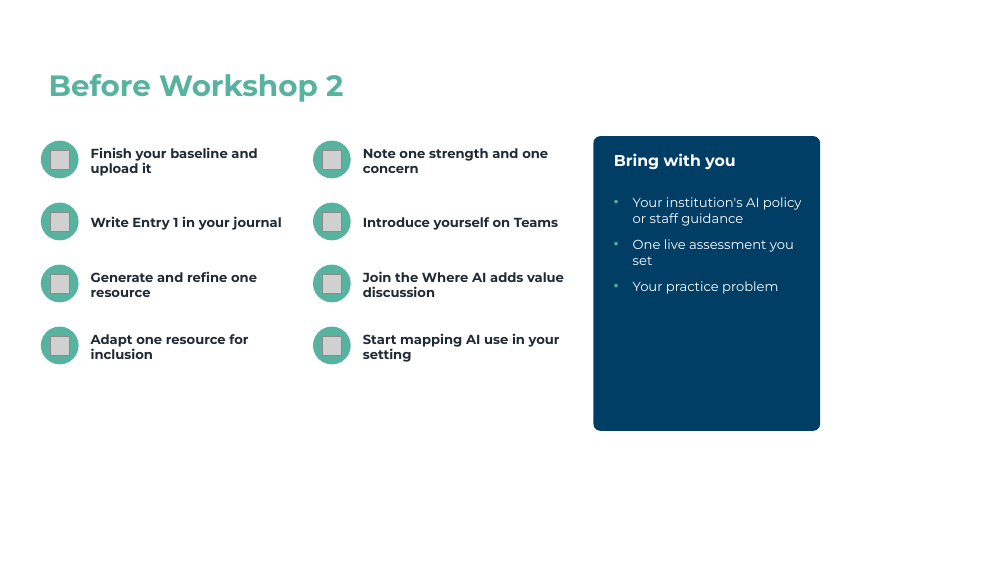
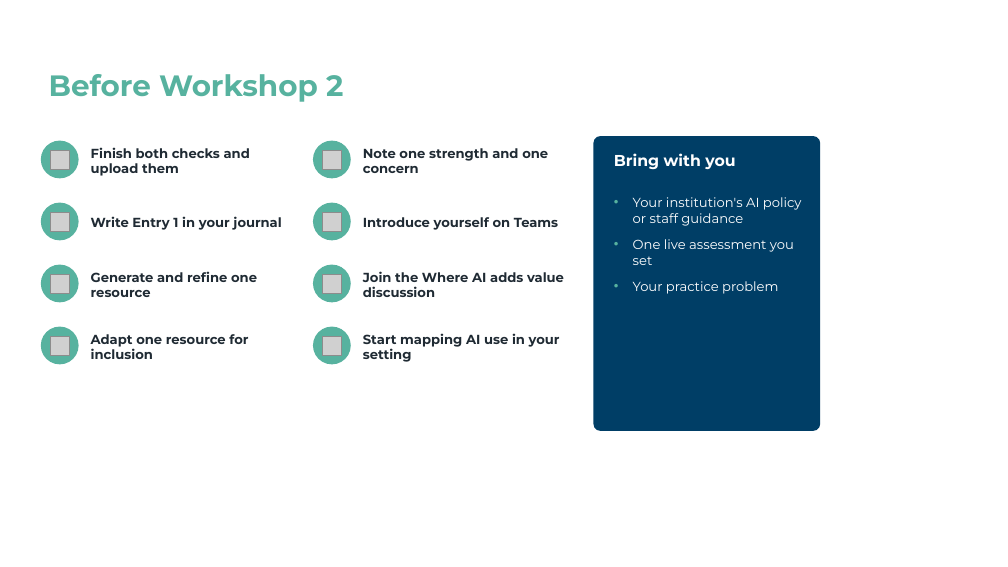
Before and after one commit to leebholroyd-pixel/aie401, a slide deck: slide 31 of downloads/02 AIE401 Workshop 1 Main Deck.pptx. Drawn at 1008x567 pixels with LibreOffice and Linux fonts; fonts in the diff are those of the drawing; grey boxes stand for pictures; background and template pictures are left out. Boxes give left, top, right and bottom in pixels: in the first picture for what was removed or moved away, otherwise in the second. Text is boxed around its words. In the diff, an @@ line names an element or a change of style, - is before the commit and + after.

```diff
--- a/downloads/02 AIE401 Workshop 1 Main Deck.pptx
+++ b/downloads/02 AIE401 Workshop 1 Main Deck.pptx
@@ text at box(91, 147, 250, 176): text changed @@
-Finish your baseline and upload it
+Finish both checks and upload them
```
Also in this commit, not shown: 2 other slides changed, 16 other files.
